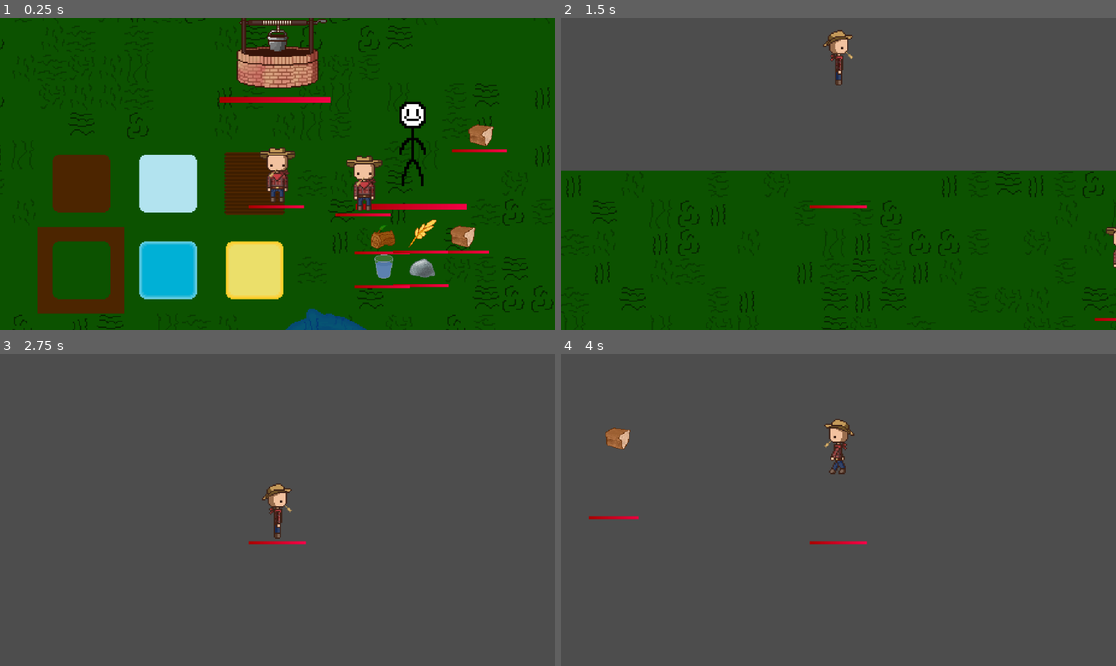
Above: before the commit, frames 1-4 (two rows, left to right).
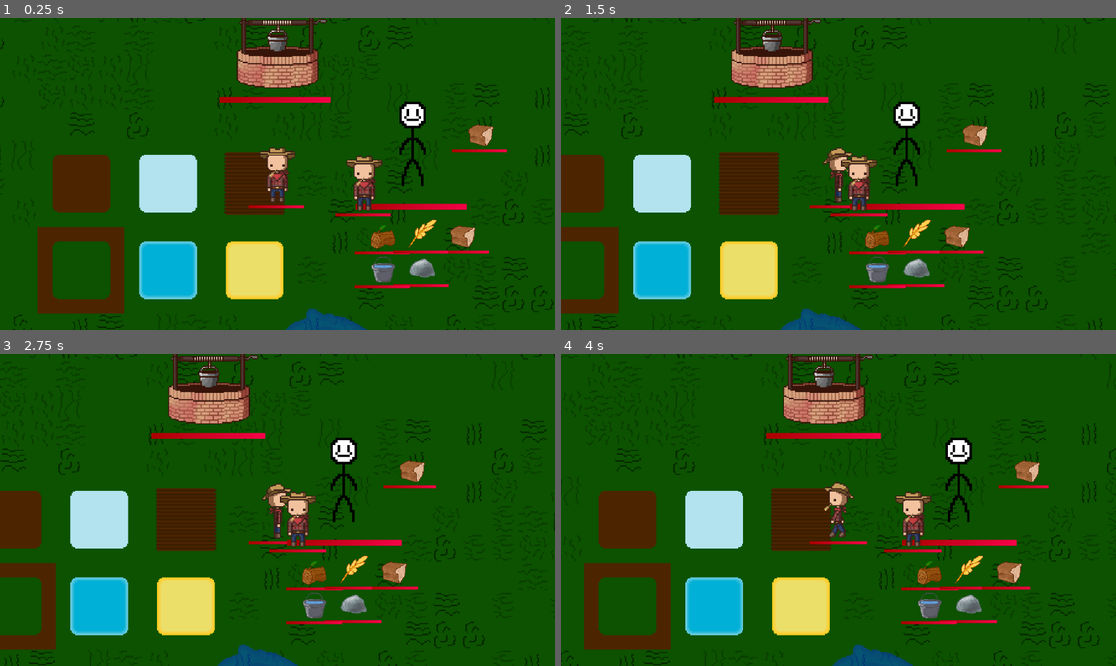
Above: after the commit, the same moments.

Repository: T3rryTim3/mhs-gamedev-02
Game: Godot game, scene res://scenes/Structure/main.tscn
The game is run twice, just before and just after one commit, with the same random seed, the same clock (stepped at 60 frames per second) and the same inputs. Before the commit the project starts from res://scenes/Testing/phystest.tscn.
Inputs:
- Up to frame 1 (0.25 s): no input
- Up to frame 2 (1.5 s): tap Enter (ui_accept) at 0.5, 0.77, 1.07 s; hold D (move_right) 0.53-1.28 s; tap E at 0.6 s; tap Q at 0.8, 1.35 s; hold Down (ui_down) from 1.28 s (still down)
- Up to frame 3 (2.75 s): tap Enter (ui_accept) at 1.52, 1.55, 1.82, 2.1 s; release Down (ui_down) at 2.03 s; hold D (move_right) from 2.03 s (still down); tap E at 2.3 s
- Up to frame 4 (4 s): release D (move_right) at 2.78 s; hold Up (ui_up) 2.78-3.53 s; tap E at 2.85 s; tap Enter (ui_accept) at 3.02, 3.32, 3.77, 3.8 s; tap Q at 3.05, 3.6 s; hold A (move_left) from 3.53 s (still down)

The runs differ from the first frame. In frame 1, 0.3% of the frame differs, in the area x 66-72%, y 75-85%; in frame 2, 63%; in frame 3, 99%; in frame 4, 100%, in the area x 0-100%, y 0-100%.

Commit message:
Finished blueprint
Now builds when given resources are supplied, as well as basic layout for a dev console and some collector changes.

Diff:
--- a/projects/mhsdev-02/project.godot
+++ b/projects/mhsdev-02/project.godot
@@ -11,7 +11,7 @@
 [application]
 
 config/name="MHSDEV02 - First project"
-run/main_scene="res://scenes/Testing/phystest.tscn"
+run/main_scene="res://scenes/Structure/main.tscn"
 config/features=PackedStringArray("4.3", "Forward Plus")
 boot_splash/bg_color=Color(0.107535, 0.113264, 0.293981, 1)
 config/icon="res://icon.svg"
--- a/projects/mhsdev-02/scenes/Base/blueprint.gd
+++ b/projects/mhsdev-02/scenes/Base/blueprint.gd
@@ -3,6 +3,9 @@
 
 ## Station texture of blueprint
 @onready var sprite = $Sprite2D
+
+## Collector
+@onready var collector:Collector = $Collector
 
 ## Cost display object
 @onready var cost_item = preload("res://scenes/UI/cost_item.tscn")
@@ -16,17 +19,82 @@
 ## Resources currently spent to build
 var spent_resources:Dictionary = {}
 
+## Cooldown timer
+var cooldown_timer:float = 0.0
+
+## Cooldown limit
+var cooldown_limit:float = 1.0
+
+## Stops certain functions
+var completing = false
+
 func _ready():
 	# Get station texture
 	sprite.texture = load(StationData.get_station_texture(target_station))
 
+	collector.stack_limit = 0
+
 	# Ready resource display
 	for k in cost:
 		spent_resources[k] = 0
+		collector.stack_limit += cost[k]
 
 		# Add display
 		var item = cost_item.instantiate()
 		$VBoxContainer.add_child(item)
 
-		item.label.text = "0 / " + str(cost[k])
+		item.label.text = "0/" + str(cost[k])
 		item.texture_rect.texture = load(ItemData.get_item_data(k)["img_path"])
+		item.id = k
+
+func _complete():
+	completing = true
+
+	# Remove all labels
+	for child in $VBoxContainer.get_children():
+		child.queue_free()
+
+	# Add station scene
+	var station_scene = load(StationData.get_station_scene(target_station))
+	var station = station_scene.instantiate()
+
+	station.global_position = global_position
+	get_parent().add_child(station)
+	queue_free()
+
+func _check_completion():
+	for k in spent_resources:
+		if spent_resources[k] < cost[k]:
+			return
+	_complete()
+
+func _update_label():
+	for k in $VBoxContainer.get_children():
+		k.label.text = str(spent_resources[k.id]) + "/" + str(cost[k.id])
+
+func _process(delta: float) -> void:
+	if not completing:
+		cooldown_timer += delta
+		if cooldown_timer > cooldown_limit:
+			_collect()
+			cooldown_timer = 0
+
+func _collect():
+	# Collect and filter nearby items
+	for k in cost:
+		if spent_resources[k] >= cost[k]:
+			continue
+		collector.add_nearest_item(k)
+
+	for k in cost:
+		spent_resources[k] = 0
+
+	for k in collector.current_resources:
+		spent_resources[k.id] += 1
+
+	_update_label()
+	_check_completion()
+
+func _on_collector_item_reset() -> void:
+	_update_label()
+	_check_completion()
--- a/projects/mhsdev-02/scenes/Base/blueprint.tscn
+++ b/projects/mhsdev-02/scenes/Base/blueprint.tscn
@@ -1,8 +1,9 @@
-[gd_scene load_steps=6 format=3 uid="uid://d0j0sjf62c3tn"]
+[gd_scene load_steps=8 format=3 uid="uid://d0j0sjf62c3tn"]
 
 [ext_resource type="Shader" path="res://Shaders/blueprint.gdshader" id="1_4vuwh"]
 [ext_resource type="Script" path="res://scenes/Base/blueprint.gd" id="1_kkihv"]
 [ext_resource type="Texture2D" uid="uid://u7xq2b86pnte" path="res://images/stations/well.png" id="2_gqyux"]
+[ext_resource type="Script" path="res://scripts/collector.gd" id="4_3wxl6"]
 
 [sub_resource type="ShaderMaterial" id="ShaderMaterial_jcjq1"]
 shader = ExtResource("1_4vuwh")
@@ -13,10 +14,14 @@
 Label/fonts/font = null
 VBoxContainer/constants/separation = 0
 
+[sub_resource type="CircleShape2D" id="CircleShape2D_3gnng"]
+radius = 17.58
+
 [node name="Blueprint" type="Node2D"]
 script = ExtResource("1_kkihv")
 
 [node name="Sprite2D" type="Sprite2D" parent="."]
+z_index = -2
 material = SubResource("ShaderMaterial_jcjq1")
 texture = ExtResource("2_gqyux")
 
@@ -26,3 +31,28 @@
 offset_right = 48.0
 offset_bottom = 144.0
 theme = SubResource("Theme_42iqc")
+
+[node name="Collector" type="Node2D" parent="." node_paths=PackedStringArray("pickup_area", "pickup_pos_node", "drop_pos_node")]
+z_index = -2
+script = ExtResource("4_3wxl6")
+can_steal = true
+pickup_area = NodePath("PickupRange")
+pickup_pos_node = NodePath("PickupPos")
+drop_pos_node = NodePath("DropPos")
+
+[node name="PickupRange" type="Area2D" parent="Collector"]
+collision_layer = 4
+collision_mask = 6
+
+[node name="CollisionShape2D" type="CollisionShape2D" parent="Collector/PickupRange"]
+position = Vector2(52, 9)
+shape = SubResource("CircleShape2D_3gnng")
+
+[node name="PickupPos" type="Node2D" parent="Collector"]
+position = Vector2(52, 8)
+
+[node name="DropPos" type="Node2D" parent="Collector"]
+position = Vector2(52, 48)
+
+[connection signal="item_collected" from="Collector" to="." method="_on_collector_item_collected"]
+[connection signal="item_reset" from="Collector" to="." method="_on_collector_item_reset"]
--- a/projects/mhsdev-02/scenes/Base/collector.tscn
+++ b/projects/mhsdev-02/scenes/Base/collector.tscn
@@ -12,7 +12,8 @@
 drop_pos_node = NodePath("DropPos")
 
 [node name="PickupRange" type="Area2D" parent="."]
-collision_mask = 2
+collision_layer = 4
+collision_mask = 6
 
 [node name="CollisionShape2D" type="CollisionShape2D" parent="PickupRange"]
 shape = SubResource("CircleShape2D_iwpsp")
--- a/projects/mhsdev-02/scenes/Base/player.tscn
+++ b/projects/mhsdev-02/scenes/Base/player.tscn
@@ -271,17 +271,20 @@
 z_index = -2
 script = ExtResource("42_nclik")
 stack_limit = 3
+decay_coef = 0.0
 pickup_area = NodePath("PickupRange")
 pickup_pos_node = NodePath("PickupPos")
 drop_pos_node = NodePath("DropPos")
 
 [node name="PickupRange" type="Area2D" parent="Collector"]
-collision_mask = 2
+collision_layer = 4
+collision_mask = 6
 
 [node name="CollisionShape2D" type="CollisionShape2D" parent="Collector/PickupRange"]
 shape = SubResource("CircleShape2D_v1t42")
 
 [node name="PickupPos" type="Node2D" parent="Collector"]
+position = Vector2(0, -12)
 
 [node name="DropPos" type="Node2D" parent="Collector"]
 position = Vector2(-51, 1)
--- a/projects/mhsdev-02/scenes/Stations/forest.tscn
+++ b/projects/mhsdev-02/scenes/Stations/forest.tscn
@@ -10,6 +10,7 @@
 motion_mode = 1
 script = ExtResource("1_daxd7")
 layer_behavior = 1
+produce_time = 10.0
 sprite = NodePath("Sprite2D")
 move_influence = 0.01
 
--- a/projects/mhsdev-02/scenes/Stations/oven.tscn
+++ b/projects/mhsdev-02/scenes/Stations/oven.tscn
@@ -28,6 +28,7 @@
 [node name="Collector" type="Node2D" parent="." node_paths=PackedStringArray("pickup_area", "pickup_pos_node", "drop_pos_node")]
 z_index = -2
 script = ExtResource("4_fcgx6")
+stack_limit = 5
 can_steal = true
 pickup_area = NodePath("PickupRange")
 pickup_pos_node = NodePath("PickupPos")
@@ -36,6 +37,7 @@
 limit_type = 1
 
 [node name="PickupRange" type="Area2D" parent="Collector"]
+collision_layer = 6
 collision_mask = 2
 
 [node name="CollisionShape2D" type="CollisionShape2D" parent="Collector/PickupRange"]
@@ -51,13 +53,16 @@
 [node name="Collector2" type="Node2D" parent="." node_paths=PackedStringArray("pickup_area", "pickup_pos_node", "drop_pos_node")]
 z_index = -2
 script = ExtResource("4_fcgx6")
+stack_limit = 5
 can_steal = true
+decay_coef = 0.0
 pickup_area = NodePath("PickupRange")
 pickup_pos_node = NodePath("PickupPos")
 drop_pos_node = NodePath("DropPos")
 limit_type_enable = true
 
 [node name="PickupRange" type="Area2D" parent="Collector2"]
+collision_layer = 6
 collision_mask = 2
 
 [node name="CollisionShape2D" type="CollisionShape2D" parent="Collector2/PickupRange"]
--- /dev/null
+++ b/projects/mhsdev-02/scenes/Structure/main.tscn
@@ -0,0 +1,11 @@
+[gd_scene load_steps=3 format=3 uid="uid://cec63m3q1fajg"]
+
+[ext_resource type="PackedScene" uid="uid://ccpoqb2roaltc" path="res://scenes/Testing/dev_console.tscn" id="1_vl0ib"]
+[ext_resource type="PackedScene" uid="uid://c1g832odaaalg" path="res://scenes/Testing/phystest.tscn" id="1_yr86s"]
+
+[node name="Main" type="Node2D"]
+
+[node name="DevConsole" parent="." instance=ExtResource("1_vl0ib")]
+visible = false
+
+[node name="phystest" parent="." instance=ExtResource("1_yr86s")]
--- /dev/null
+++ b/projects/mhsdev-02/scenes/Testing/dev_console.tscn
@@ -0,0 +1,32 @@
+[gd_scene load_steps=2 format=3 uid="uid://ccpoqb2roaltc"]
+
+[ext_resource type="Script" path="res://scripts/UI/dev_console.gd" id="1_kmyn1"]
+
+[node name="DevConsole" type="CanvasLayer"]
+script = ExtResource("1_kmyn1")
+
+[node name="MarginContainer" type="MarginContainer" parent="."]
+anchors_preset = 15
+anchor_right = 1.0
+anchor_bottom = 1.0
+grow_horizontal = 2
+grow_vertical = 2
+size_flags_horizontal = 3
+size_flags_vertical = 3
+theme_override_constants/margin_bottom = 300
+
+[node name="ColorRect" type="ColorRect" parent="MarginContainer"]
+layout_mode = 2
+color = Color(0.223103, 0.223103, 0.223103, 0.866667)
+
+[node name="VBoxContainer" type="VBoxContainer" parent="MarginContainer"]
+layout_mode = 2
+
+[node name="RichTextLabel" type="RichTextLabel" parent="MarginContainer/VBoxContainer"]
+layout_mode = 2
+size_flags_vertical = 3
+
+[node name="LineEdit" type="LineEdit" parent="MarginContainer/VBoxContainer"]
+layout_mode = 2
+size_flags_vertical = 10
+placeholder_text = "Enter command here..."
--- a/projects/mhsdev-02/scenes/Testing/phystest.tscn
+++ b/projects/mhsdev-02/scenes/Testing/phystest.tscn
@@ -446,6 +446,18 @@
 position = Vector2(41, 77)
 
 [node name="Item3" parent="Items" instance=ExtResource("1_ql2ok")]
+position = Vector2(31, 180)
+id = 4
+
+[node name="Item8" parent="Items" instance=ExtResource("1_ql2ok")]
+position = Vector2(62, 177)
+id = 4
+
+[node name="Item9" parent="Items" instance=ExtResource("1_ql2ok")]
+position = Vector2(100, 174)
+id = 0
+
+[node name="Item7" parent="Items" instance=ExtResource("1_ql2ok")]
 position = Vector2(-25, 78)
 id = 0
 
--- a/projects/mhsdev-02/scenes/UI/cost_item.tscn
+++ b/projects/mhsdev-02/scenes/UI/cost_item.tscn
@@ -1,9 +1,11 @@
-[gd_scene load_steps=3 format=3 uid="uid://dg23b2b272g0a"]
+[gd_scene load_steps=4 format=3 uid="uid://dg23b2b272g0a"]
 
 [ext_resource type="Script" path="res://scripts/UI/cost_item.gd" id="1_7bo3e"]
 [ext_resource type="Texture2D" uid="uid://b0tkosq4yj17f" path="res://images/items/bread.png" id="1_8g6ga"]
+[ext_resource type="FontFile" uid="uid://s43klpq8wwmy" path="res://fonts/PixelFont7-G02A.ttf" id="3_asf7a"]
 
 [node name="CostItem" type="HSplitContainer"]
+z_index = -1
 size_flags_horizontal = 4
 size_flags_vertical = 0
 script = ExtResource("1_7bo3e")
@@ -15,6 +17,9 @@
 stretch_mode = 4
 
 [node name="Label" type="Label" parent="."]
+z_index = -1
 layout_mode = 2
 size_flags_vertical = 0
+theme_override_fonts/font = ExtResource("3_asf7a")
+theme_override_font_sizes/font_size = 20
 text = "0/3"
--- a/projects/mhsdev-02/scripts/Singletons/station_data.gd
+++ b/projects/mhsdev-02/scripts/Singletons/station_data.gd
@@ -38,28 +38,28 @@
 	match station:
 		0: # Well
 			return {
-				ItemData.ItemTypes.ROCK: 2,
-				ItemData.ItemTypes.WOOD: 1
+				ItemData.ItemTypes.ROCK: 3,
+				ItemData.ItemTypes.WOOD: 2,
 			}
 		1: # Crop
 			return {
 				ItemData.ItemTypes.ROCK: 2,
-				ItemData.ItemTypes.WOOD: 1
+				ItemData.ItemTypes.WOOD: 3,
 			}
 		2: # Quarry
 			return {
-				ItemData.ItemTypes.ROCK: 2,
-				ItemData.ItemTypes.WOOD: 1
+				ItemData.ItemTypes.ROCK: 5,
+				ItemData.ItemTypes.WOOD: 2
 			}
 		3: # Forest
 			return {
 				ItemData.ItemTypes.ROCK: 2,
-				ItemData.ItemTypes.WOOD: 1
+				ItemData.ItemTypes.WOOD: 5
 			}
 		4: # Oven
 			return {
-				ItemData.ItemTypes.ROCK: 2,
-				ItemData.ItemTypes.WOOD: 1
+				ItemData.ItemTypes.ROCK: 3,
+				ItemData.ItemTypes.WOOD: 3
 			}
 		_: # Else
 			return {
--- a/projects/mhsdev-02/scripts/UI/cost_item.gd
+++ b/projects/mhsdev-02/scripts/UI/cost_item.gd
@@ -2,3 +2,5 @@
 
 @onready var label = $Label
 @onready var texture_rect = $TextureRect
+
+var id
--- /dev/null
+++ b/projects/mhsdev-02/scripts/UI/dev_console.gd
@@ -0,0 +1,22 @@
+extends CanvasLayer
+
+var expression = Expression.new()
+
+@onready var line_edit = $MarginContainer/VBoxContainer/LineEdit
+@onready var text_label = $MarginContainer/VBoxContainer/RichTextLabel
+
+func test():
+	return "Success!"
+
+func _ready():
+	line_edit.text_submitted.connect(self._on_text_submitted)
+
+func _on_text_submitted(command):
+	var error = expression.parse(command)
+	if error != OK:
+		print(expression.get_error_text())
+		return
+	var result = expression.execute([], self)
+	if not expression.has_execute_failed():
+		text_label.text = str(result)
+		line_edit.text = ""
--- a/projects/mhsdev-02/scripts/collector.gd
+++ b/projects/mhsdev-02/scripts/collector.gd
@@ -4,6 +4,7 @@
 ## Used to add "Inventory" slots to other nodes.
 
 signal item_collected
+signal item_reset
 
 ## How many items at a time that the collector can hold.
 @export var stack_limit:int = 1
@@ -21,10 +22,10 @@
 @export var decay_coef:float = 0.5
 
 ## The time from the item being collected to it being held
-@export_range(0,2) var pickup_time:float = 0.5
+@export_range(0,2) var pickup_time:float = 0.25
 
 ## How high up the item is lifted when being collected - animation only
-@export_range(0,192) var pickup_height:float = 48
+@export_range(0,192) var pickup_height:float = 24
 
 ## Area2D Node for detecting items to pick up.
 @export var pickup_area:Area2D
@@ -77,19 +78,32 @@
 			# Use sin for arc shape
 			item.position.y = -pickup_height * (sin((1/pickup_time)*PI*(item.collect_progress)))
 			# Account for stack height
-			item.position.y -= (item.collect_progress * (i*stack_distance)) / 2
-
-func _get_nearest_item(reset:bool = true) -> Item: ## Get the nearest Item node not currently in a collector.
+			item.position.y -= (item.collect_progress * ((i)*stack_distance)) / 2
+
+func _get_nearest_item(reset:bool = true, force_type: = -1) -> Item: ## Get the nearest Item node not currently in a collector.
 	var nearest_distance:float = INF
 	var nearest_obj:PhysicsBody2D
 
 	# Loop through items within range
-	for body in pickup_area.get_overlapping_bodies(): # Assumed items due to collision groups
+	for body in pickup_area.get_overlapping_bodies():
+		if not (body is Item):
+			continue
 		var distance = pickup_pos_node.global_position.distance_to(body.global_position)
-		if distance < nearest_distance and not (body.get_parent() is Collector and not body.get_parent().can_steal):
+		if distance < nearest_distance:
+
+			# Prevent collector stealing unless enabled
+			if (body.get_parent() is Collector and not body.get_parent().can_steal):
+				continue
+
+			if body.get_parent() == self:
+				continue
 
 			# Prevent other items if limit
 			if (body.id != limit_type) and (limit_type_enable):
+				continue
+
+			# Prevent from forced type
+			if (force_type >= 0 and body.id != force_type):
 				continue
 
 			nearest_distance = distance
@@ -102,18 +116,20 @@
 
 	return nearest_obj
 
-func add_nearest_item() -> bool:
-	var nearest_item = _get_nearest_item()
+func add_nearest_item(force_type = -1) -> bool:
+	var nearest_item = _get_nearest_item(true, force_type)
 	if not nearest_item:
 		return false
-
 	return add_item(nearest_item)
 
-func add_item(item:Item) -> bool: ## Add an item to the top of the stack.
+func add_item(item:Item, skip_animation:bool=false) -> bool: ## Add an item to the top of the stack.
 	# Reparent item
 
 	if len(current_resources) >= stack_limit:
 		return false
+
+	#if item.global_position == pickup_pos_node.global_position:
+		#skip_animation = true
 
 	var global_pos = item.global_position
 	item.get_parent().remove_child(item)
@@ -131,7 +147,13 @@
 	current_resources.append(item)
 	item.tree_exiting.connect(_remove_item.bind(item.collection_id))
 
+	if skip_animation:
+		item.collect_progress = pickup_time
+
 	item_collected.emit()
+
+	if decay_coef == 0:
+		item.show_health = false
 
 	return true
 
@@ -140,6 +162,8 @@
 	item.collect_progress = 0
 	item.collector_decay_coef = 1
 	item.tree_exiting.disconnect(_remove_item)
+	item.show_health = true
+	item_reset.emit()
 
 func destroy_item() -> void:
 	if len(current_resources) == 0:
@@ -155,6 +179,14 @@
 	if len(current_resources) == 0:
 		return
 
+	var near_collector
+	for area in $PickupRange.get_overlapping_areas():
+		if not (area is Area2D):
+			continue
+		if not (area.get_parent() is Collector):
+			continue
+		near_collector = area
+
 	var item:Item = current_resources[-1] # Get topmost item
 
 	reset_item_stats(item)
@@ -168,3 +200,7 @@
 
 	# Reset position back
 	item.global_position = glob_pos
+
+	# ...Unless there's a collector
+	if near_collector:
+		item.global_position = near_collector.get_parent().pickup_pos_node.global_position
--- a/projects/mhsdev-02/scripts/entity.gd
+++ b/projects/mhsdev-02/scripts/entity.gd
@@ -44,6 +44,9 @@
 ## Force / Gravity constants
 const GRAVITY:int = 30
 const MAX_VEL:Vector3 = Vector3(100,100,100)
+
+## Hide the healthbar - Used when items are collected
+var show_health:bool = true
 
 func _get_sprite_texture() -> Texture2D:
 	if sprite is Sprite2D:
@@ -104,13 +107,14 @@
 	pass
 
 func _process(_delta):
+	health_bar.visible = show_health
 	return
 
 func _physics_process(delta: float) -> void:
 	velocity = Vector2.ZERO
 
-	if Input.is_action_just_pressed("ui_accept"):
-		apply_force(Vector3(randf_range(-1,1)*600,randf_range(-1,1)*600,randf_range(0,1)*600))
+	#if Input.is_action_just_pressed("ui_accept"):
+		#apply_force(Vector3(randf_range(-1,1)*600,randf_range(-1,1)*600,randf_range(0,1)*600))
 
 	health_bar.current = health/max_health
 
--- a/projects/mhsdev-02/scripts/item.gd
+++ b/projects/mhsdev-02/scripts/item.gd
@@ -37,4 +37,5 @@
 	super()
 
 func _process(delta: float) -> void:
+	super(delta)
 	_update_health(health - (decay_rate * collector_decay_coef) * delta)
--- a/projects/mhsdev-02/scripts/oven.gd
+++ b/projects/mhsdev-02/scripts/oven.gd
@@ -25,7 +25,7 @@
 		collector_wood.destroy_item()
 
 		var new_drop:Item = drop.instantiate()
-		new_drop.id = new_drop.ItemTypes.BREAD
+		new_drop.id = ItemData.ItemTypes.BREAD
 		new_drop.position = $DropPos.position
 		new_drop.apply_force(Vector3(randi_range(-60,-60),randi_range(60,130),0))
 
Binary file added: projects/mhsdev-02/images/items/dirty_water.png
Not shown, added: projects/mhsdev-02/images/items/dirty_water.png.import
Binary file changed: projects/mhsdev-02/images/items/water.png
